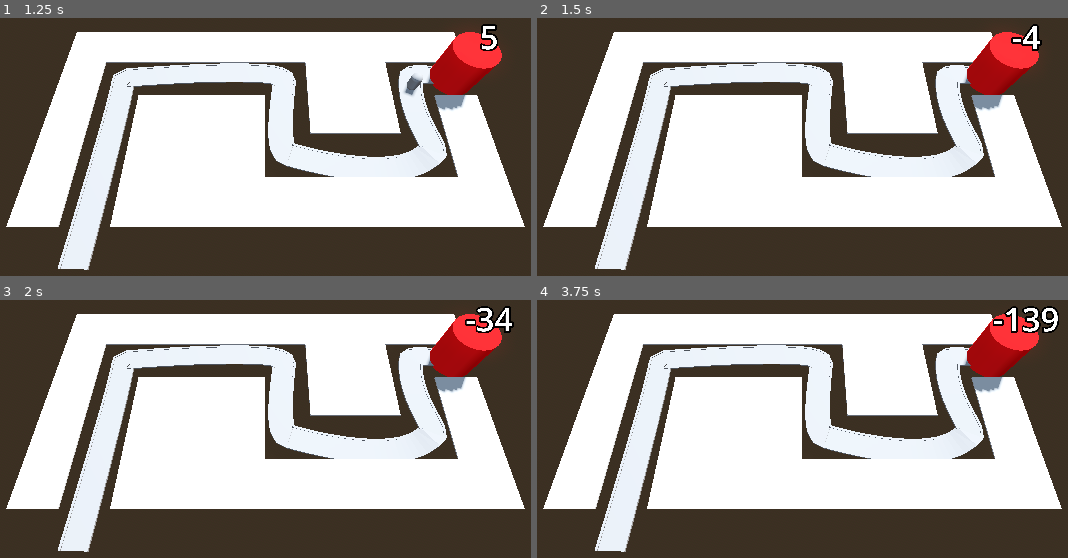
Above: before the commit, frames 1-4 (two rows, left to right).
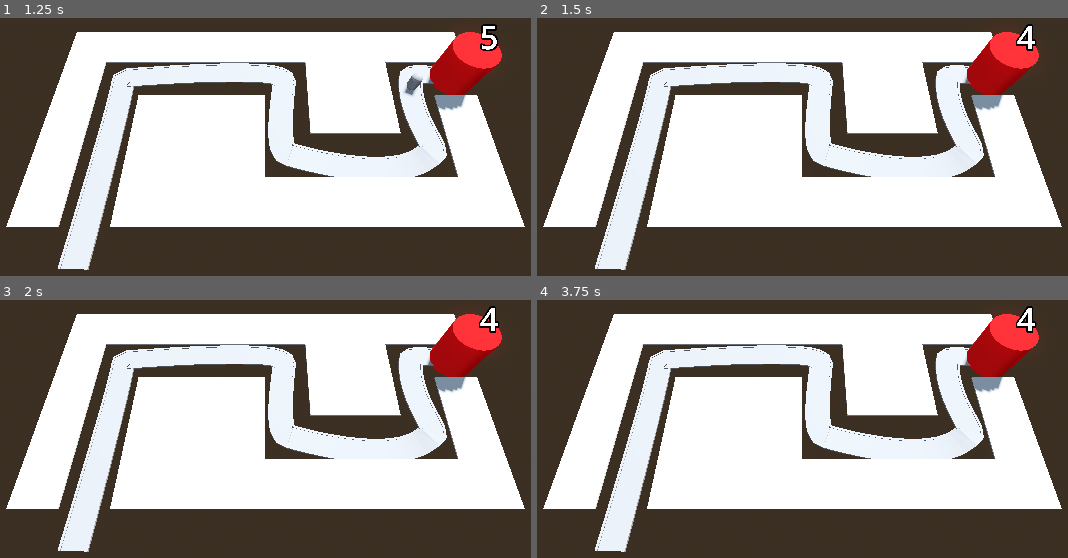
Above: after the commit, the same moments.

Repository: EsbenNyboe/TowerDefense
Game: Godot game, scene res://BaseLevel.tscn
Same seed, same stepped clock (60 frames per second), same inputs: the game is played once before the commit and once after it.
Inputs:
- Up to frame 1 (1.25 s): no input
- Up to frame 2 (1.5 s): no input
- Up to frame 3 (2 s): no input
- Up to frame 4 (3.75 s): no input

Frame 1 is identical in both runs. In frame 2, 0.3% of the frame differs, in the area x 89-96%, y 2-13%; in frame 3, 0.6%; in frame 4, 0.8%, in the area x 85-99%, y 2-13%.

Commit message:
Disable update-function

Diff:
--- a/barbarianblaster/enemy.gd
+++ b/barbarianblaster/enemy.gd
@@ -8,3 +8,4 @@
 	progress += delta * speed
 	if progress_ratio >= 1:
 		base.take_damage()
+		set_process(false)
